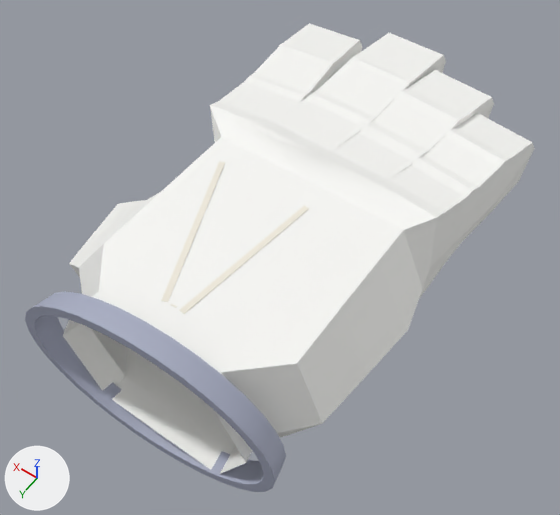
The FBX model Assets/ZonkContent/Art/Models/HandLooks/Hand_Butler.fbx: old version first, new version second.
Camera for both pictures: a 50 mm camera at (-0.68, 0.673, 1.238) aimed at (-0.066, -0.186, -0.112). The lights are fixed; the arrows at lower left show +X, +Y and +Z. The picture after the commit comes second.

Objects in the first picture: 'Hand_Butler'.
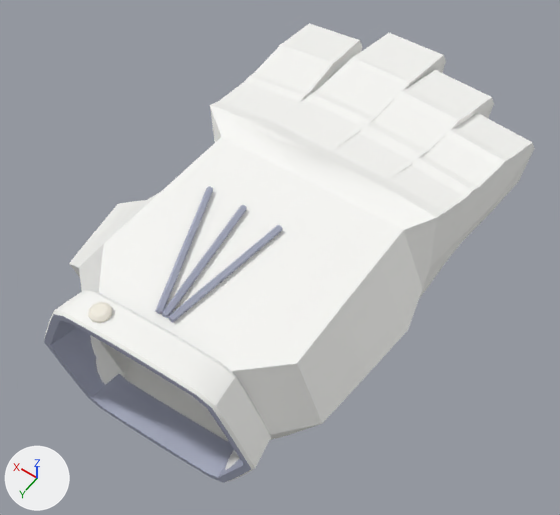
Location of each change, (x1, y1, x2, y2) in pixels of the pictures (560 x 515 px):
'Hand_Butler', reshaped: before (25, 23, 535, 492); after (44, 23, 535, 483)
part 1 of me_hand_butler, rebuilt (13% narrower): before (25, 291, 286, 492); after (44, 290, 271, 483)
part 2 of me_hand_butler, rebuilt (9% narrower, 9% shorter): before (161, 161, 225, 302); after (155, 186, 213, 314)
part 3 of me_hand_butler, rebuilt (11% narrower, 10% shorter): before (179, 205, 309, 314); after (168, 225, 283, 323)
part 4 of me_hand_butler, added: after (88, 302, 112, 323)
part 5 of me_hand_butler, added: after (161, 205, 247, 318)

What changed in the scene script:
```text
Change me_hand_butler:
    used by ob_hand_butler; location = (0.0, 0.0, 0.0)
    remove me_hand_butler.from_pydata(...)  # 415 vertices, 432 faces; spans x -0.416..0.419, y -0.805..0.302, z -0.281..0.2
    add me_hand_butler.from_pydata(...)  # 673 vertices, 695 faces; spans x -0.416..0.419, y -0.805..0.303, z -0.281..0.178
    me_hand_butler part 1: the loose piece of 128 vertices spanning x -0.382..0.168, y 0.226..0.302, z -0.2..0.2 is rebuilt with 288 vertices and now spans x -0.343..0.128, y 0.208..0.303, z -0.173..0.173
    me_hand_butler part 2: the loose piece of 8 vertices spanning x -0.086..0.052, y -0.15..0.174, z 0.144..0.15 is rebuilt with 30 vertices and now spans x -0.095..0.023, y -0.076..0.199, z 0.149..0.162
    me_hand_butler part 3: the loose piece of 8 vertices spanning x -0.162..-0.112, y -0.147..0.173, z 0.144..0.15 is rebuilt with 30 vertices and now spans x -0.153..-0.108, y -0.073..0.197, z 0.149..0.162
    me_hand_butler part 4: a new loose piece of 32 vertices spanning x -0.04..-0.001, y 0.24..0.28, z 0.167..0.178, in mat_hand_butler (picture img_hand_butler_png)
    me_hand_butler part 5: a new loose piece of 30 vertices spanning x -0.108..-0.057, y -0.074..0.197, z 0.149..0.162, in mat_hand_butler (picture img_hand_butler_png)
    other edits to the shape of me_hand_butler do not show in these pictures
```
